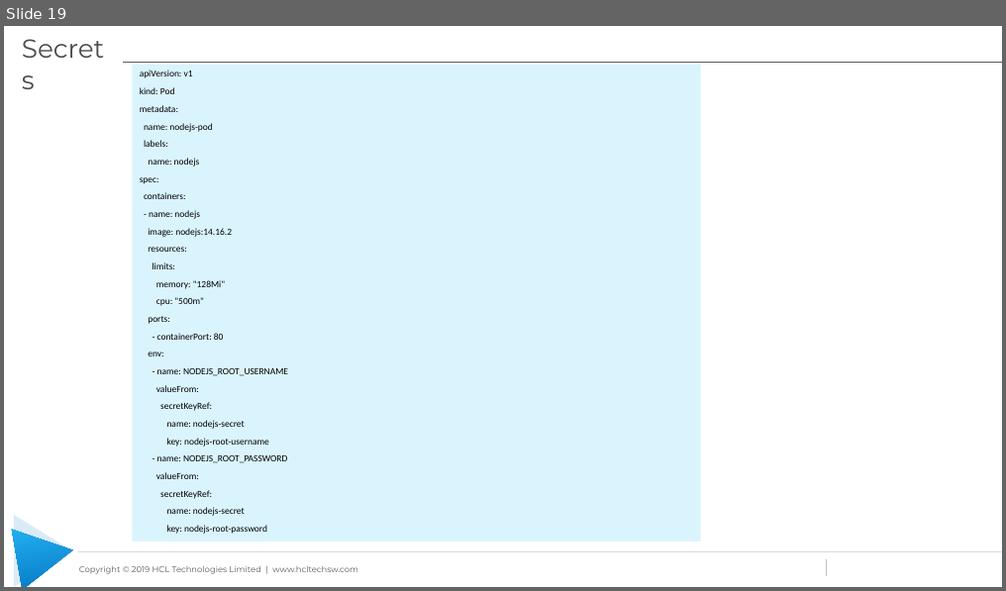
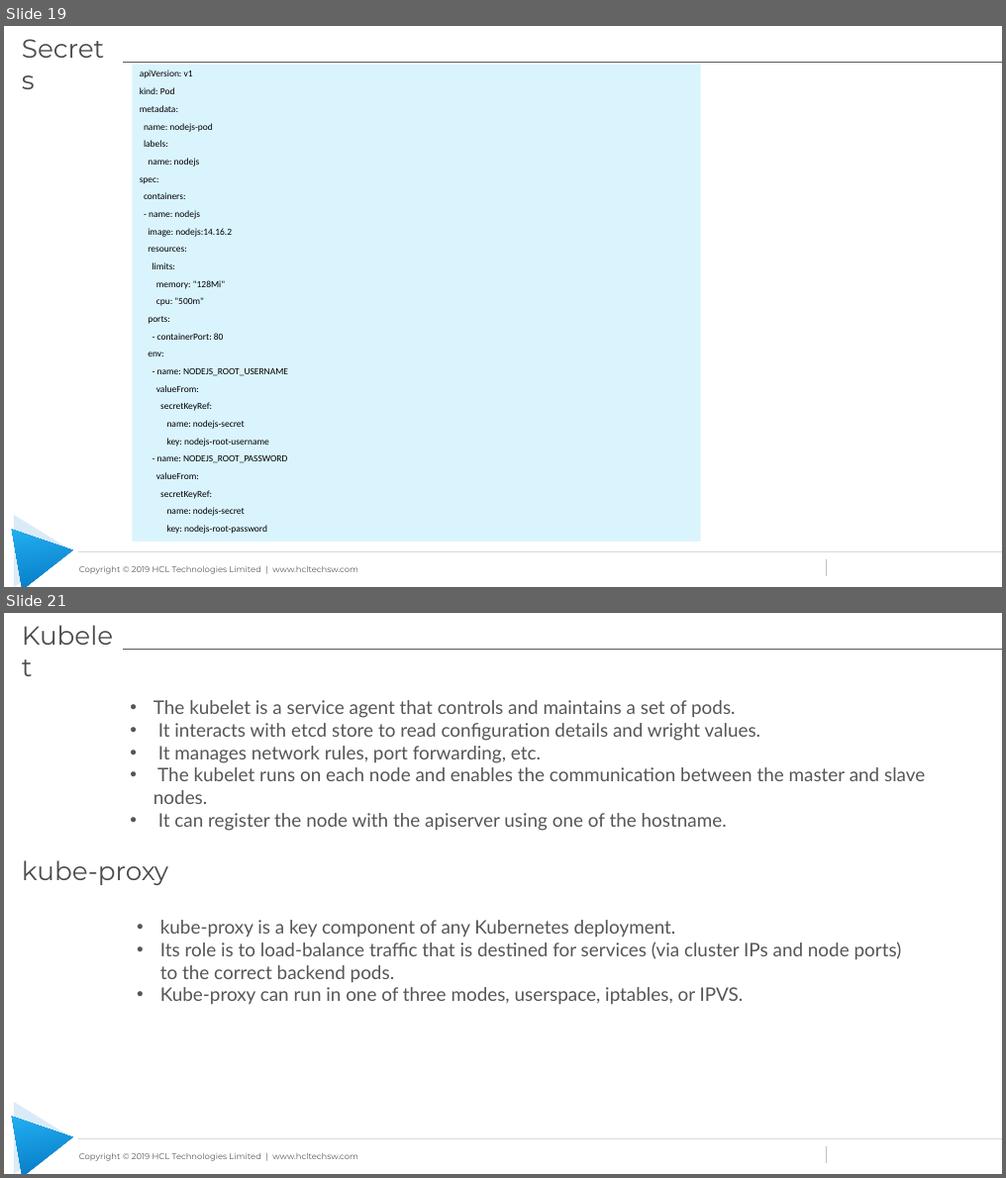
Before and after one commit to learning-zone/docker-and-kubernetes-basics, a slide deck: kubernetes-workshop-files/Kubernetes_Workshop.pptx. Shown one above the other, each under a label of ours: slide 19 before the commit, slides 19 and 21 after it; the slides between them are not shown. The pictures are 1006x591 and 1006x1178 pixels, drawn with LibreOffice and Linux fonts; fonts in the diff are those of the drawing; background and template pictures are left out. Boxes give left, top, right and bottom in pixels: in the first picture for what was removed or moved away, otherwise in the second. Text is boxed around its words. In the diff, an @@ line names an element or a change of style, - is before the commit and + after.

```diff
--- a/kubernetes-workshop-files/Kubernetes_Workshop.pptx
+++ b/kubernetes-workshop-files/Kubernetes_Workshop.pptx
@@ slide 21 added at bbox=[4, 613, 1002, 1174], background #FFFFFF; not listed: 6 template elements that a slide beside it also shows @@
@@ text added at bbox=[153, 700, 925, 827], 18 pt, text #565656 @@
+• The kubelet is a service agent that controls and maintains a set of pods.
+• It interacts with etcd store to read configuration details and wright values.
+• It manages network rules, port forwarding, etc.
+• The kubelet runs on each node and enables the communication between the master and slave nodes.
+• It can register the node with the apiserver using one of the hostname.
@@ title added at bbox=[189, 700, 251, 714], 25 pt, text #4B4B4B @@
+Kubelet
@@ text added at bbox=[22, 861, 168, 885], 25 pt, text #4B4B4B @@
+kube-proxy
@@ text added at bbox=[160, 920, 902, 1005], 18 pt, text #565656 @@
+• kube-proxy is a key component of any Kubernetes deployment.
+• Its role is to load-balance traffic that is destined for services (via cluster IPs and node ports) to the correct backend pods.
+• Kube-proxy can run in one of three modes, userspace, iptables, or IPVS.
```
Also in this commit, not shown: 2 slides changed, 1 slide removed.
